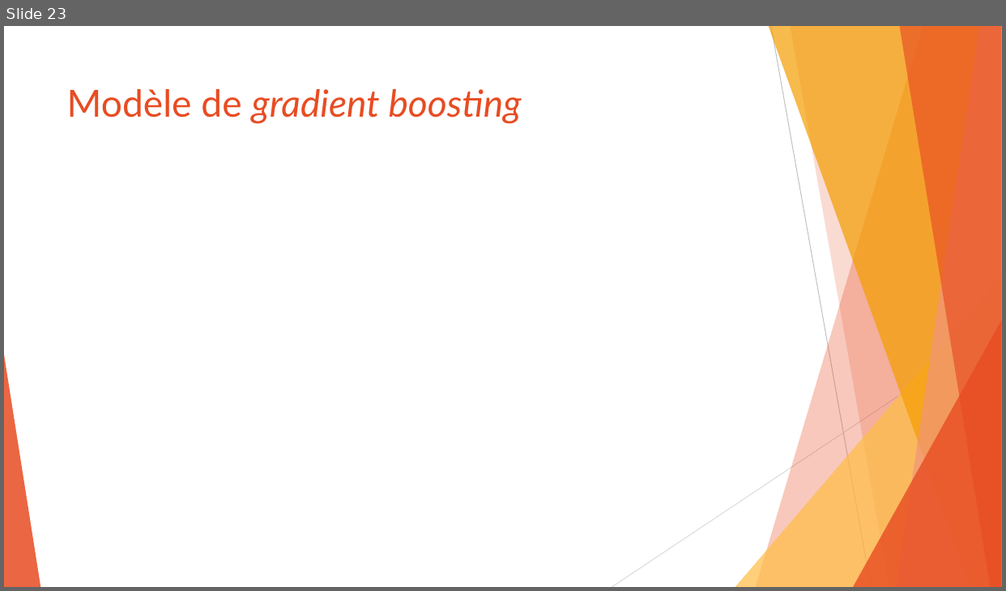
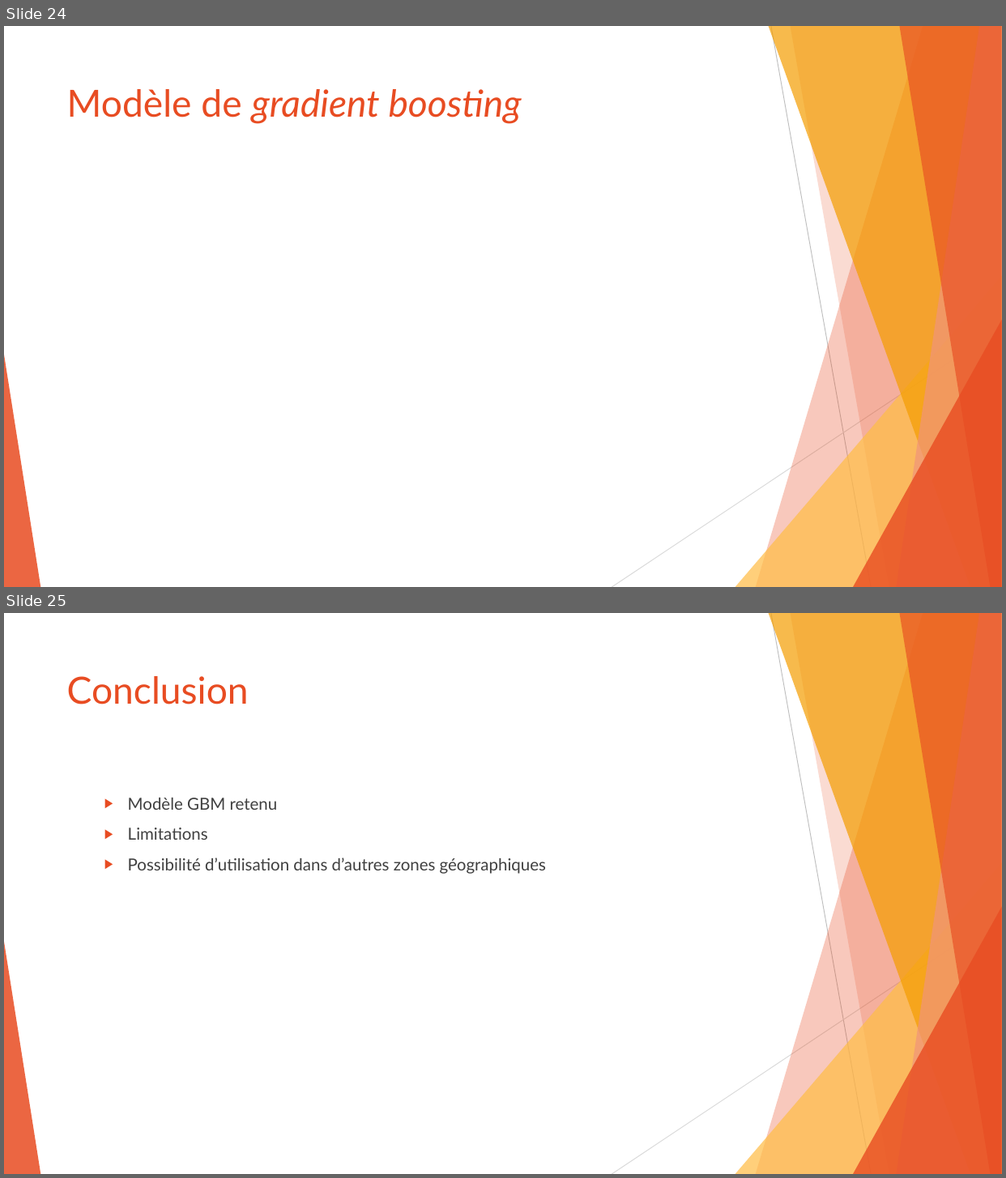
Before and after one commit to SamuelProvencher/TP-Apprentissage, a slide deck: PP.pptx. Shown one above the other, each under a label of ours: slide 23 before the commit, slides 24 and 25 after it. The pictures are 1006x591 and 1006x1178 pixels, drawn with LibreOffice and Linux fonts; fonts in the diff are those of the drawing. Boxes give left, top, right and bottom in pixels: in the first picture for what was removed or moved away, otherwise in the second. Text is boxed around its words. In the diff, an @@ line names an element or a change of style, - is before the commit and + after.

```diff
--- a/PP.pptx
+++ b/PP.pptx
@@ slide 25 added at (x1=4, y1=613, x2=1002, y2=1174), background #FFFFFF; not listed: 10 template elements that a slide beside it also shows @@
@@ title added at (x1=67, y1=676, x2=249, y2=705), 36 pt, text #E84C22 @@
+Conclusion
@@ text added at (x1=128, y1=798, x2=546, y2=874), 16 pt, text #404040 @@
+  ▶ Modèle GBM retenu
+  ▶ Limitations
+  ▶ Possibilité d’utilisation dans d’autres zones géographiques
@@ what was slide 23 is now slide 24 @@
```
Also in this commit, not shown: 7 slides changed, 1 other slide added, 1 slide removed, 1 other file.
